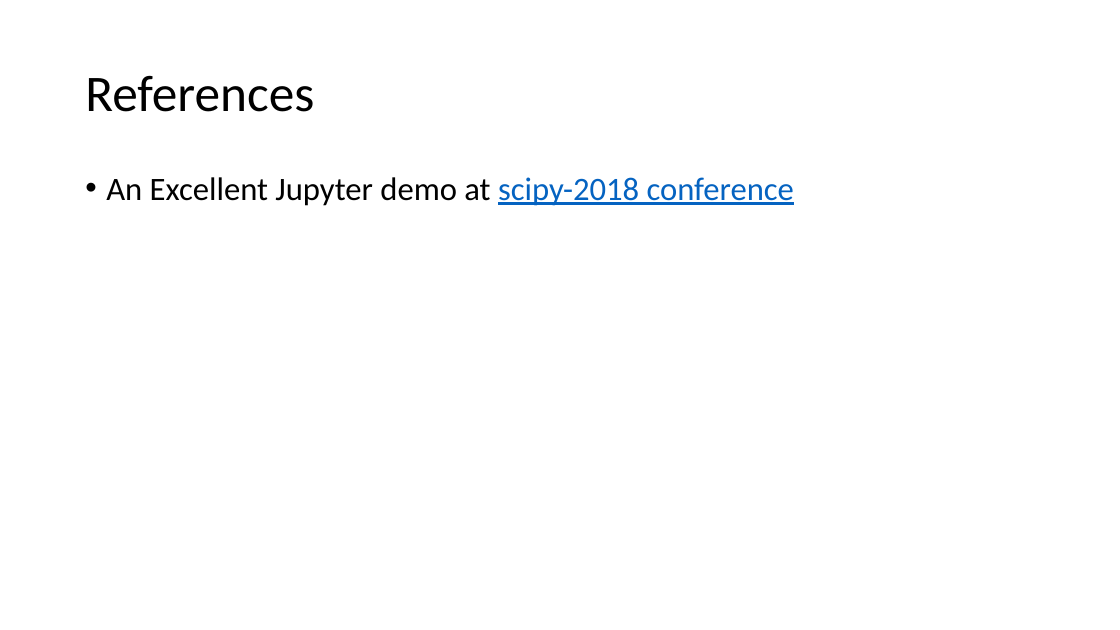
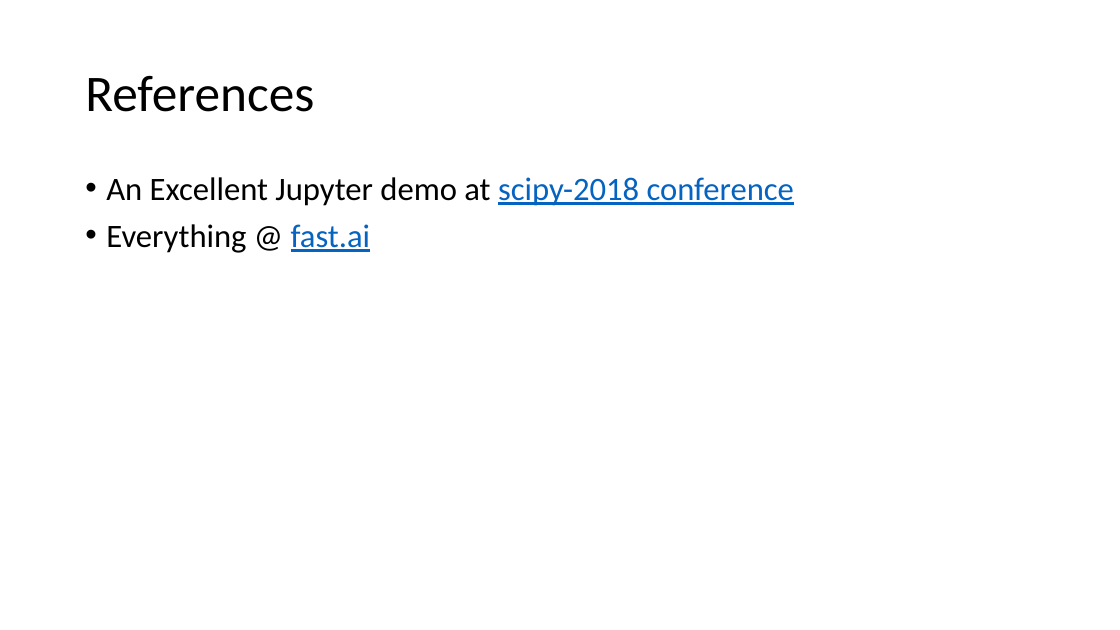
Before and after one commit to tcapelle/python_ines, a slide deck: slide 7 of python.pptx. Drawn at 1120x630 pixels with LibreOffice and Linux fonts; fonts in the diff are those of the drawing. Boxes give left, top, right and bottom in pixels: in the first picture for what was removed or moved away, otherwise in the second. Text is boxed around its words. In the diff, an @@ line names an element or a change of style, - is before the commit and + after.

```diff
--- a/python.pptx
+++ b/python.pptx
@@ text at box(106, 224, 371, 253): paragraph added @@
+• Everything @ fast.ai
```
Also in this commit, not shown: 2 other files.
